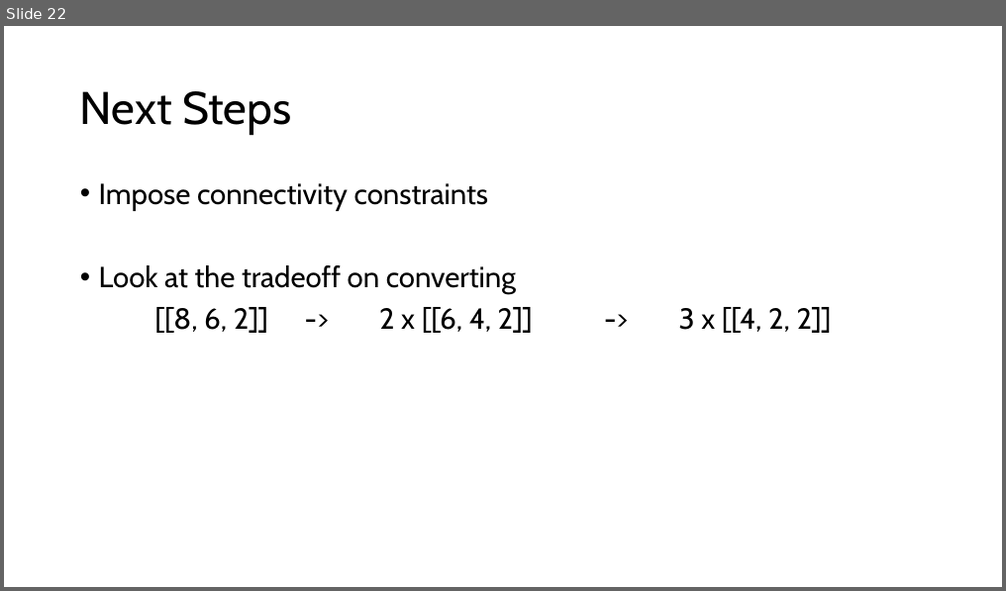
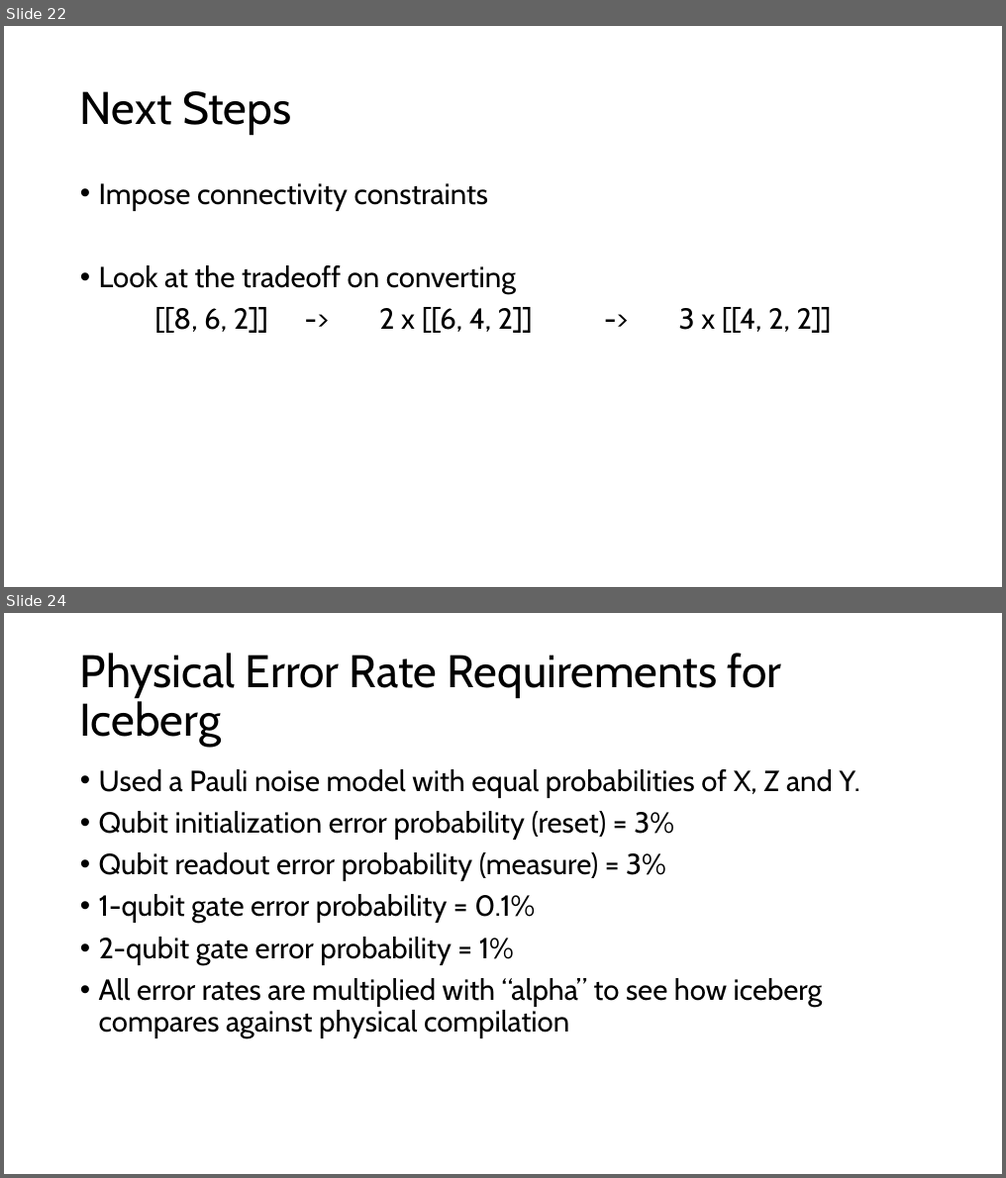
Before and after one commit to Baker-Group-UT/iceberg-compiler, a slide deck: direction.pptx. Shown one above the other, each under a label of ours: slide 22 before the commit, slides 22 and 24 after it; the slides between them are not shown. The pictures are 1006x591 and 1006x1178 pixels, drawn with LibreOffice and Linux fonts; fonts in the diff are those of the drawing. Boxes give left, top, right and bottom in pixels: in the first picture for what was removed or moved away, otherwise in the second. Text is boxed around its words. In the diff, an @@ line names an element or a change of style, - is before the commit and + after.

```diff
--- a/direction.pptx
+++ b/direction.pptx
@@ slide 24 added at <box>4,613,1002,1174</box>, background #FFFFFF @@
@@ title added at <box>80,653,782,747</box>, 44 pt, text #000000 @@
+Physical Error Rate Requirements for Iceberg
@@ text added at <box>99,769,860,1039</box>, 28 pt, text #000000 @@
+• Used a Pauli noise model with equal probabilities of X, Z and Y.
+• Qubit initialization error probability (reset) = 3%
+• Qubit readout error probability (measure) = 3%
+• 1-qubit gate error probability = 0.1%
+• 2-qubit gate error probability = 1%
+• All error rates are multiplied with “alpha” to see how iceberg compares against physical compilation
```
Also in this commit, not shown: 4 other slides added, 2 other files.
